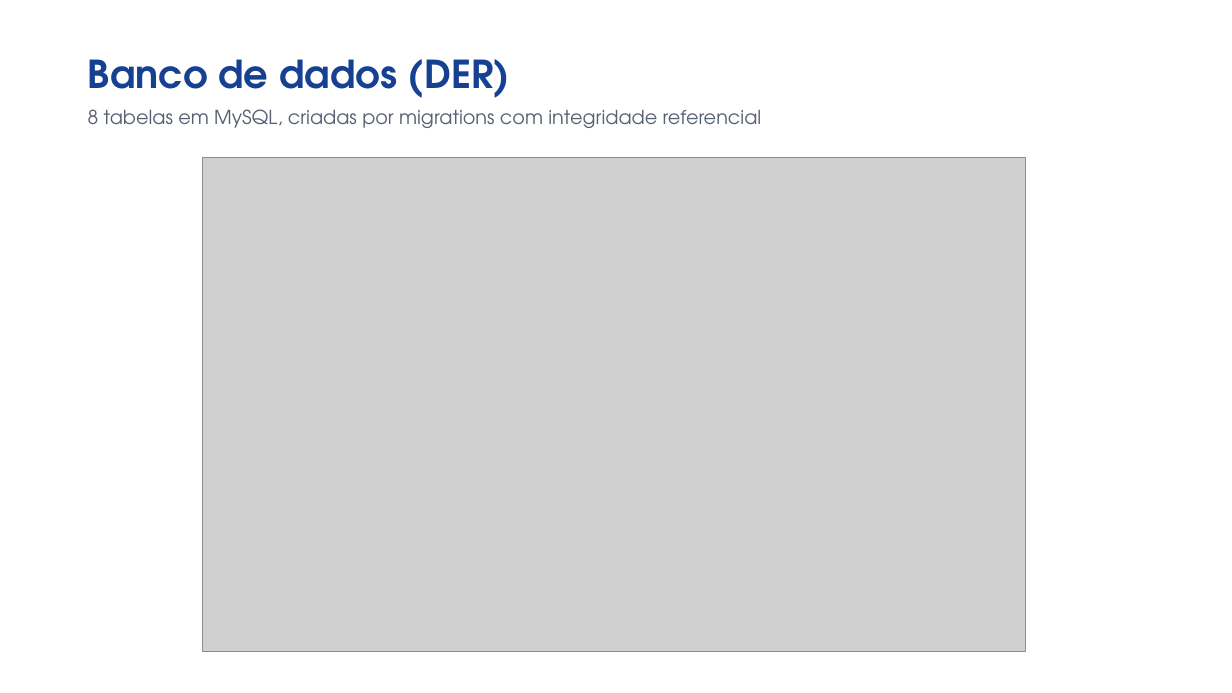
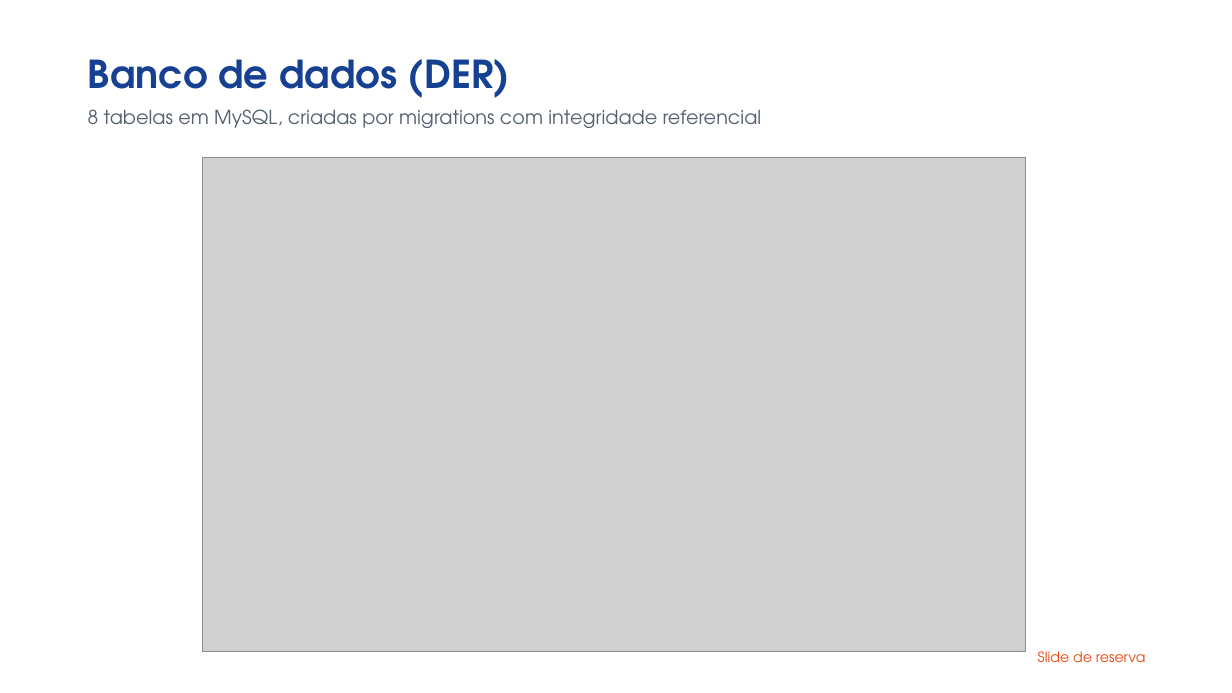
Before and after one commit to mauricioasor/Projeto-individual-senai, a slide deck: slide 11 of docs/apresentacao/Apresentacao_Banca_MR_Biblioteca.pptx (slide 7 before the commit). Drawn at 1232x693 pixels with LibreOffice and Linux fonts; fonts in the diff are those of the drawing; grey boxes stand for pictures; background and template pictures are left out. Boxes give left, top, right and bottom in pixels: in the first picture for what was removed or moved away, otherwise in the second. Text is boxed around its words. In the diff, an @@ line names an element or a change of style, - is before the commit and + after.

Commit message:
Apresentação em 8 slides com reserva, vídeo acelerado e PDF do relatório v1.5

```diff
--- a/docs/apresentacao/Apresentacao_Banca_MR_Biblioteca.pptx
+++ b/docs/apresentacao/Apresentacao_Banca_MR_Biblioteca.pptx
@@ text added at bbox=[1038, 651, 1146, 662], 11 pt, text #E84910 @@
+Slide de reserva
```
Also in this commit, not shown: 8 other slides changed, 3 slides added, 1 slide removed, 2 other files.
